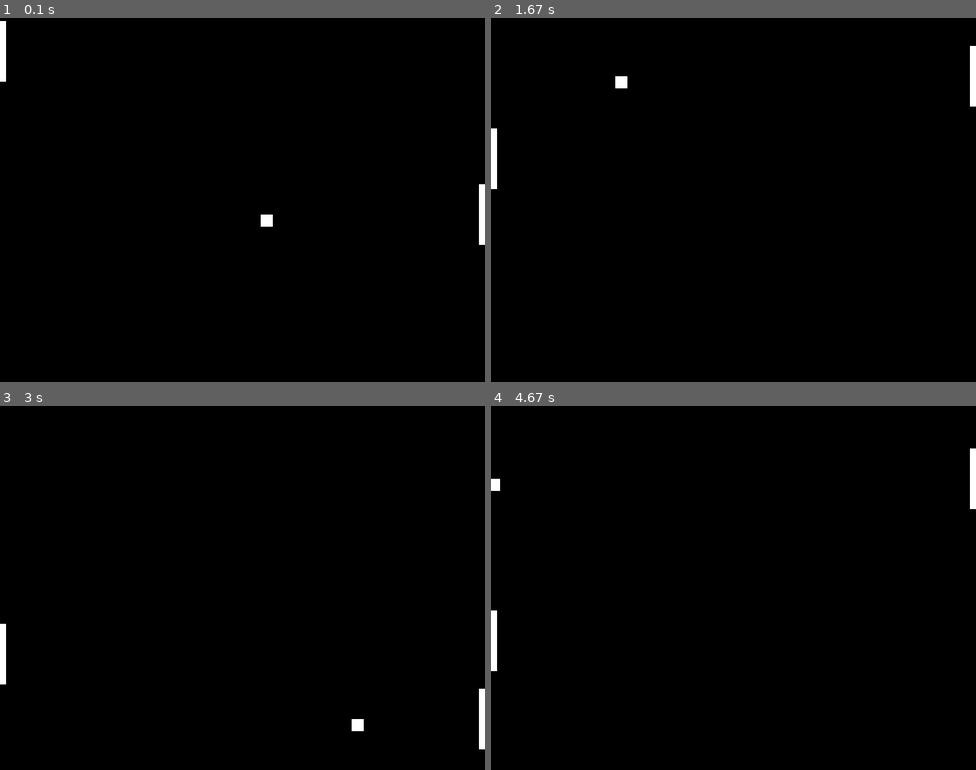
Above: before the commit, frames 1-4 (two rows, left to right).
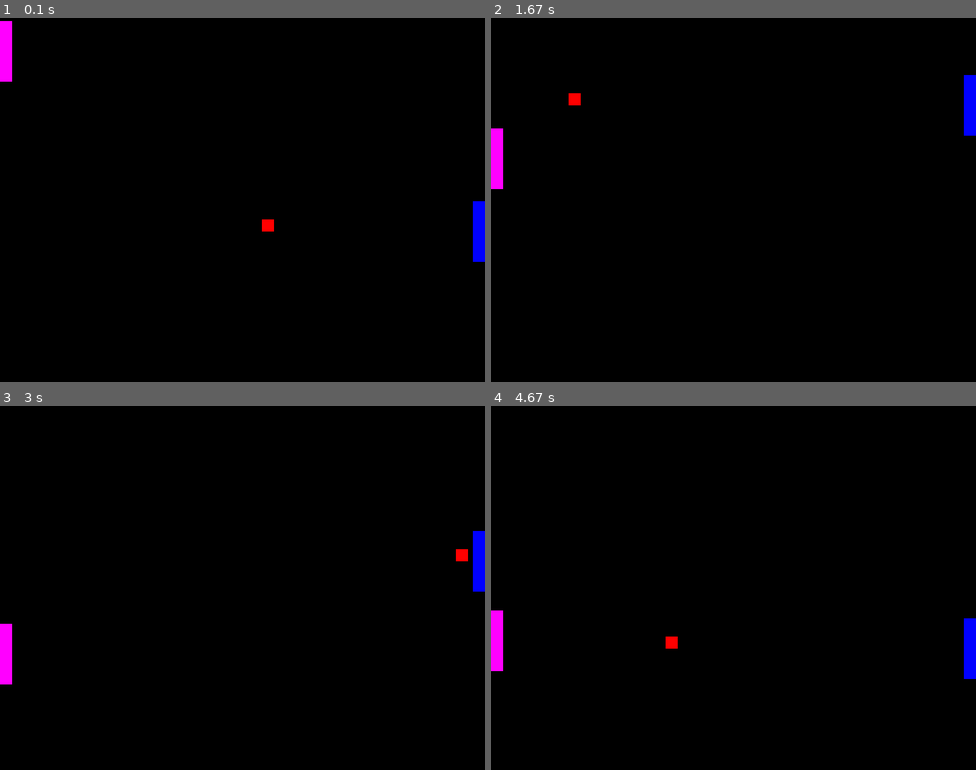
Above: after the commit, the same moments.

Repository: Gravitar64/KESS
Game: pygame game, started from 012 Pong.py
The game is run twice, just before and just after one commit, with the same random seed, the same clock (stepped at 60 frames per second) and the same inputs.
Inputs (mouse positions are in pixels of both pictures, inside the frame that each line leads up to):
- Up to frame 1 (0.1 s): no input
- Up to frame 2 (1.67 s): click (733, 200) at 0.38 s; click (782, 280) at 0.72 s; click (912, 327) at 1.05 s; click (617, 127) at 1.38 s
- Up to frame 3 (3 s): click (242, 631) at 1.72 s; click (174, 511) at 2.05 s; click (412, 682) at 2.38 s; click (87, 624) at 2.72 s
- Up to frame 4 (4.67 s): click (592, 518) at 3.05 s; click (617, 653) at 3.38 s; click (908, 671) at 3.72 s; click (588, 722) at 4.05 s; click (583, 609) at 4.38 s

The runs differ from the first frame. In frame 1, 1.0% of the frame differs, in the area x 0-100%, y 0-67%; in frame 2, 1.1%; in frame 3, 1.2%, in the area x 0-100%, y 34-95%; in frame 4, 1.2%.

Commit message:
Update 4. Abend

Diff:
--- a/012 Pong.py
+++ b/012 Pong.py
@@ -1,33 +1,32 @@
 import pygame as pg
 
 pg.init()
-b,h = 800,600
-screen = pg.display.set_mode((b,h))
-
-paddle1 = pg.Rect(0,h/2,10,100)
-paddle2 = pg.Rect(b-10,h/2,10,100)
-pong = pg.Rect(b/2, h/2, 20, 20)
-pong_richtung = [15,12]
+fenster = pg.display.set_mode((800,600))
+x,y = 400,300
+rx,ry = 16,16
+s1x,s1y = 780,200
+s2x,s2y = 0,200
 
 weitermachen = True
 clock = pg.time.Clock()
+
 while weitermachen:
+  fenster.fill((0,0,0))
   clock.tick(40)
-  screen.fill((0,0,0))
   for ereignis in pg.event.get():
     if ereignis.type == pg.QUIT:
       weitermachen = False
-  paddle1[1] = pg.mouse.get_pos()[1]
-  paddle2[1] = pong[1] - 50
-  pg.draw.rect(screen,(255,255,255), paddle1)
-  pg.draw.rect(screen,(255,255,255), paddle2)
-  pg.draw.rect(screen,(255,255,255), pong)
-  pong[0] += pong_richtung[0]
-  pong[1] += pong_richtung[1]
-  if pong[0] < 0 or pong[0] > b-20:
-    pong_richtung[0] *= -1
-  if pong[1] < 0 or pong[1] > h-20:
-    pong_richtung[1] *= -1
+  pg.draw.rect(fenster,(255,0,0),(x,y,20,20))
+  pg.draw.rect(fenster,(0,0,255),(s1x,s1y,20,100))
+  pg.draw.rect(fenster,(255,0,255),(s2x,s2y,20,100))
+  s2y = pg.mouse.get_pos()[1]
+  x+=rx
+  y+=ry
+  s1y = y-30
+  if x > 780 or x < 20:
+    rx = -rx
+  if y > 600 or y < 0:
+    ry = -ry
   pg.display.flip()
 
 pg.quit()
--- /dev/null
+++ b/012 Pygame Grundgerüst.py
@@ -0,0 +1,18 @@
+import pygame as pg
+
+pg.init()
+fenster = pg.display.set_mode((800,600))
+
+weitermachen = True
+clock = pg.time.Clock()
+
+while weitermachen:
+  fenster.fill((0,0,0))
+  clock.tick(40)
+  for ereignis in pg.event.get():
+    if ereignis.type == pg.QUIT:
+      weitermachen = False
+
+  pg.display.flip()
+
+pg.quit()
--- /dev/null
+++ b/012 Sets.py
@@ -0,0 +1,35 @@
+#Mengenlehre in Python (oder, der Datentyp Set)
+
+#Ein Set ist eine Menge
+set1 = {1,2,3,4,5}
+print(set1)
+
+#jedes Element kann nur 1x im Set vorkommen
+m1 = [1,2,3,4,5,1,2]
+m2 = {1,2,3,4,5,1,2}
+print(m1)
+print(m2)
+
+#die Elemente eines Sets können int, float, str, tuple sein
+wort = 'hallo'
+set3 = {wort,'Andreas', 'Selma', 'Christian', 'hallo'}
+print(set3)
+
+#oder auch die Buchstaben eines wortes
+set4 = set()
+for b in wort:
+  set4.add(b)
+print(set4)
+
+set5 = set()
+while True:
+  a = input('Ihr Buchstabe? ')
+  if a:
+    set5.add(a)
+  else:
+    break
+print(set5)
+
+print(f'Ist das Set der Buchstaben identisch zum Set der Eingabe? {set5 == set4}')
+print(f'Ist das Set der Buchstaben eine Teilmenge des Sets der Eingabe? {set4.issubset(set5)}')
+print(f'Welche Buchstaben waren falsch? {set5 - set4}')
--- a/011 Hangmen.py
+++ b/013 Hangmen.py
@@ -7,7 +7,7 @@
 versuche = 8
 gesucht = set(c for c in wort)
 geraten = set()
-gewonnen = False
+
 
 while versuche > 0:
   print(f"Noch {versuche:>2} Versuche: ", end="")
@@ -17,17 +17,13 @@
     else:
       print("_ ", end="")
   versuch = input("Ihr Buchstabe? ").upper()
-  if versuch in geraten:
-    print("Hatten wir schon, aber trotzdem 1 Versuch weniger")
   geraten.add(versuch)
   if versuch not in wort:
     versuche -= 1
   if gesucht.issubset(geraten):
-    gewonnen = True
     break
 
-if gewonnen:
-  print(f"GEWONNEN! ", end="")
+if versuche > 0:
+  print(f"GEWONNEN! Das gesuchte Wort war {wort}")
 else:
-  print(f"VERLOREN! ", end="")
-print(f"Das gesuchte Wort war {wort}")
+  print(f"VERLOREN! Das gesuchte Wort war {wort}")
